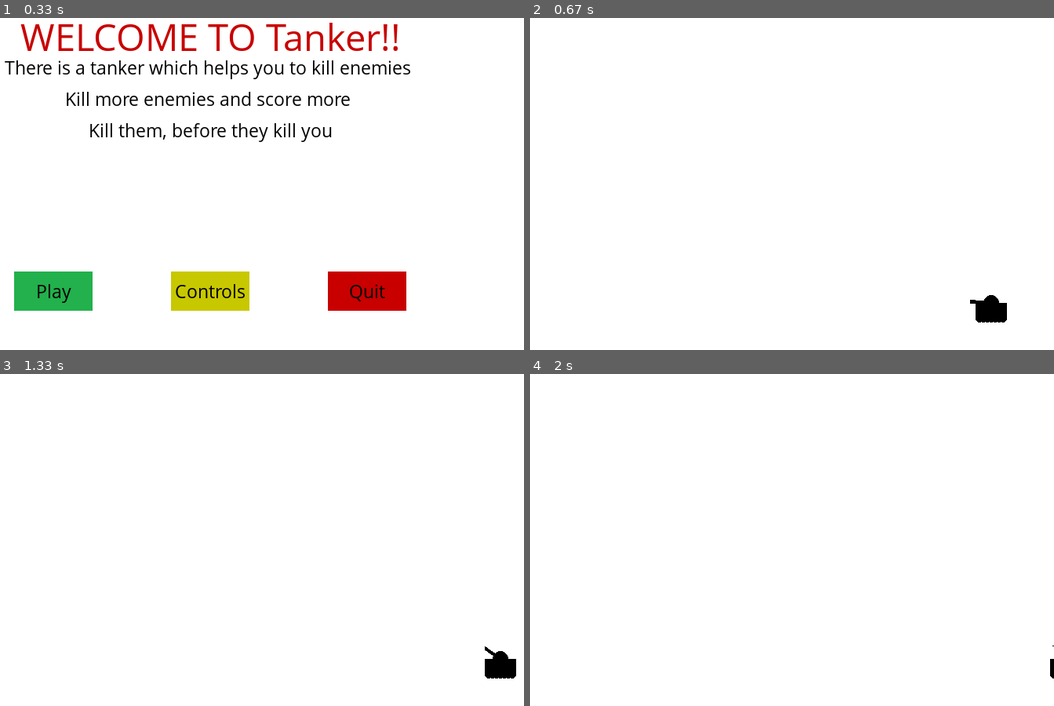
Above: before the commit, frames 1-4 (two rows, left to right).
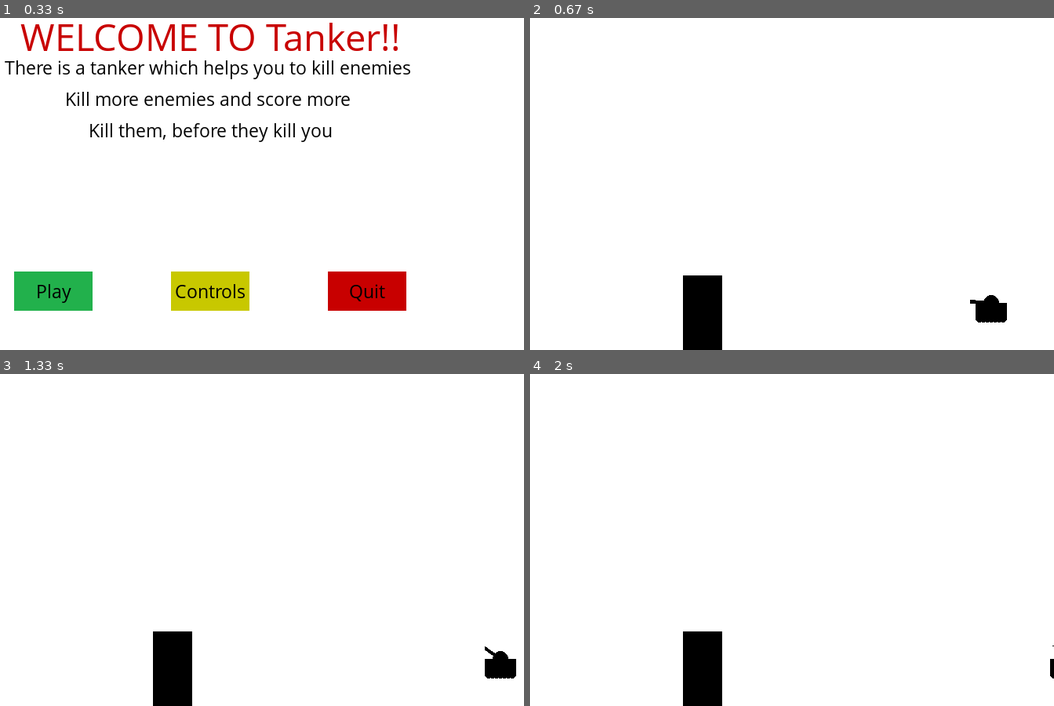
Above: after the commit, the same moments.

Repository: 009shanshukla/Tanker-Py_Game
Game: pygame game, started from init.py
Two runs of this game, one before a commit and one after it. Both use one fixed random seed, a clock stepped at 60 frames per second and the inputs below.
Inputs (mouse positions are in pixels of both pictures, inside the frame that each line leads up to):
- Up to frame 1 (0.33 s): no input
- Up to frame 2 (0.67 s): click "Play" at 0.42 s
- Up to frame 3 (1.33 s): hold Right 0.67-1.13 s; move the mouse to (214, 500) at 0.7 s; hold Up from 1.17 s (still down)
- Up to frame 4 (2 s): release Up at 1.47 s; hold Right 1.5-1.97 s

Frame 1 is identical in both runs. In frame 2, 1.7% of the frame differs, in the area x 29-37%, y 77-100%; in frame 3, 1.7%; in frame 4, 1.7%.

Commit message:
move and barrier fixed

Diff:
--- a/init.py
+++ b/init.py
@@ -1,5 +1,5 @@
 import pygame
-
+import random
 ### will initialize the screen
 pygame.init()
 
@@ -17,6 +17,7 @@
 yellow = (200, 200, 0)
 light_yellow = (255, 255, 0)
 
+###Display Parameter
 DisplayWidth = 800
 DisplayHeight = 600
 
@@ -48,6 +49,13 @@
 SmallFont = pygame.font.SysFont("comicsansms", 25)
 MedFont = pygame.font.SysFont("comicsansms", 50)
 LargeFont = pygame.font.SysFont("comicsansms", 80)
+
+###defining barrier
+def barrier(BarrierX, BarrierHeight, BarrierWidth):
+
+    pygame.draw.rect(GameDisplay, black, [BarrierX, DisplayHeight-BarrierHeight, BarrierWidth, BarrierHeight])
+
+
 
 ### drawing tank
 def tank(x, y, TurrepPos):
@@ -86,6 +94,9 @@
     TankMove = 0
     TurrepPos = 0
     CurrentTurrep = 0
+    BarrierWidth = 50
+    BarrierX = (DisplayWidth / 2) + random.randint(-0.2 * DisplayWidth, 0.2 * DisplayWidth)
+    BarrierHeight = random.randrange(DisplayHeight * 0.1, DisplayHeight * 0.6)
 
     while not GameExit:
         if GameOver == True:
@@ -135,12 +146,24 @@
 
         GameDisplay.fill(white)
         TankX += TankMove
+
         CurrentTurrep += TurrepPos
+
+        ### as turreplist only has 8 rotations
         if CurrentTurrep > 8:
             CurrentTurrep = 8
         elif CurrentTurrep < 0:
             CurrentTurrep = 0
+
+        ### if this is the case then from upper side tank will move 5 unit left and from this case it will move 5 unit right, means cancel out (tank will look stable)
+        if TankX - (TankWidth/2) < BarrierX + BarrierWidth:
+            TankX += 5
+
         tank(TankX, TankY, CurrentTurrep)
+        barrier(BarrierX, BarrierHeight, BarrierWidth)
+
+
+
 
 
         ### will update the whole display screen
